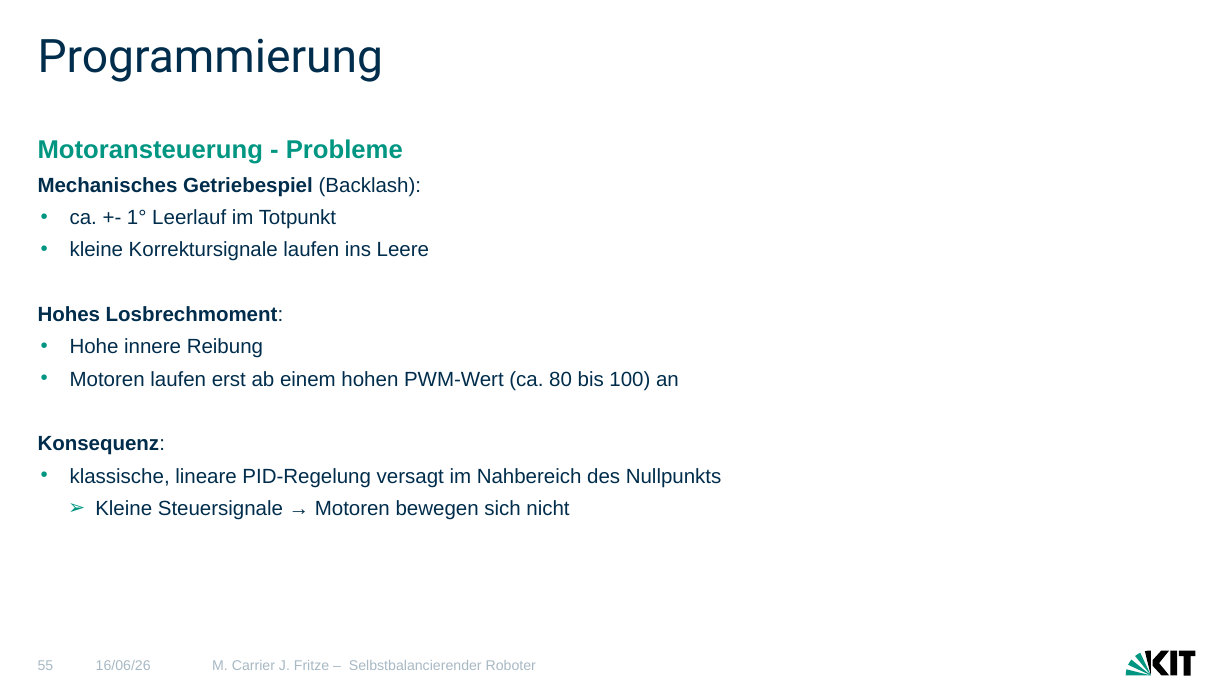
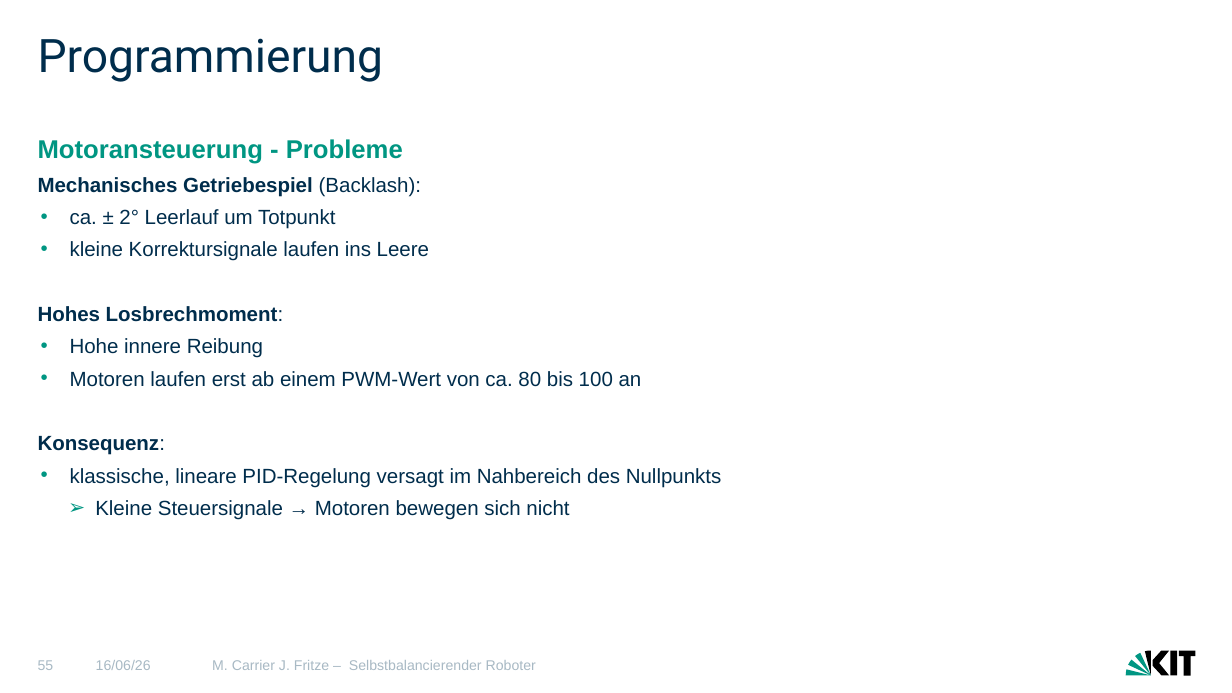
Before and after one commit to MCITBA/Lok_Prak_Rob, a slide deck: slide 55 of Finale_Präsentation_erw.pptx. Drawn at 1232x693 pixels with LibreOffice and Linux fonts; fonts in the diff are those of the drawing. Boxes give left, top, right and bottom in pixels: in the first picture for what was removed or moved away, otherwise in the second. Text is boxed around its words. In the diff, an @@ line names an element or a change of style, - is before the commit and + after.

```diff
--- a/Finale_Präsentation_erw.pptx
+++ b/Finale_Präsentation_erw.pptx
@@ text at [70, 209, 335, 229]: text changed @@
-• ca. +- 1° Leerlauf im Totpunkt
+• ca. ± 2° Leerlauf um Totpunkt
@@ text at [70, 371, 642, 387]: text changed @@
-• Motoren laufen erst ab einem hohen PWM-Wert (ca. 80 bis 100) an
+• Motoren laufen erst ab einem PWM-Wert von ca. 80 bis 100 an
```
Also in this commit, not shown: 2 other slides changed.
